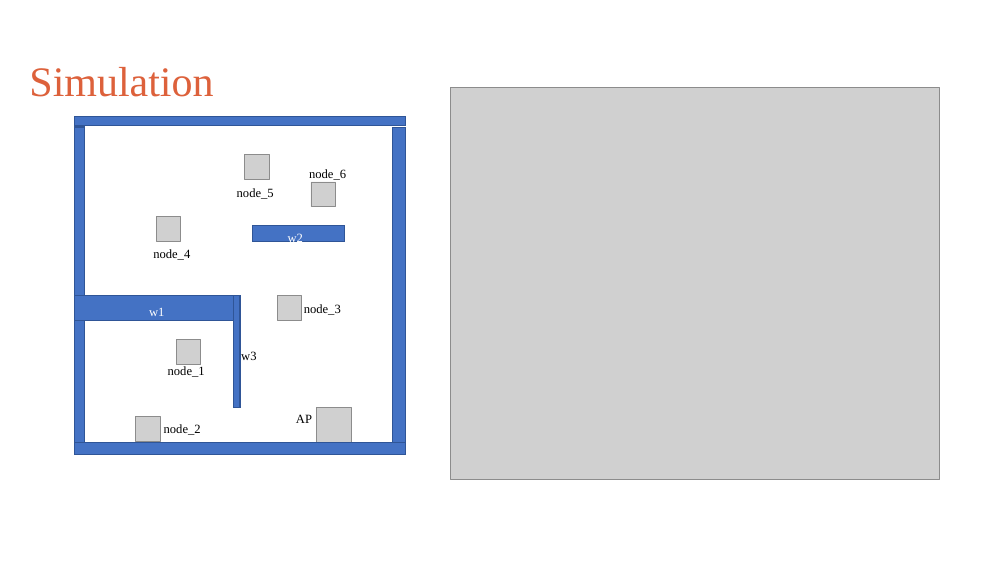
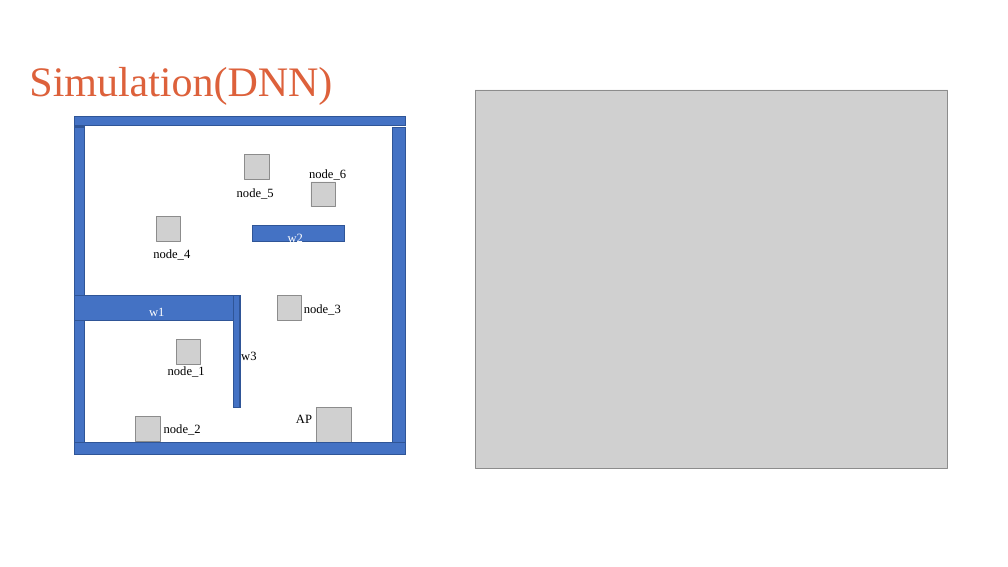
Before and after one commit to Evildes000/ai4csi, a slide deck: slide 7 of multihop_location.pptx. Drawn at 1008x567 pixels with LibreOffice and Linux fonts; fonts in the diff are those of the drawing; grey boxes stand for pictures; background and template pictures are left out. Boxes give left, top, right and bottom in pixels: in the first picture for what was removed or moved away, otherwise in the second. Text is boxed around its words. In the diff, an @@ line names an element or a change of style, - is before the commit and + after.

```diff
--- a/multihop_location.pptx
+++ b/multihop_location.pptx
@@ text at (29, 67, 332, 104): text changed @@
-Simulation
+Simulation(DNN)
@@ picture: place and size @@
-picture at (451, 88, 940, 479)
+picture at (476, 90, 948, 468)
```
Also in this commit, not shown: 3 other slides changed, 3 slides added, 2 other files.
